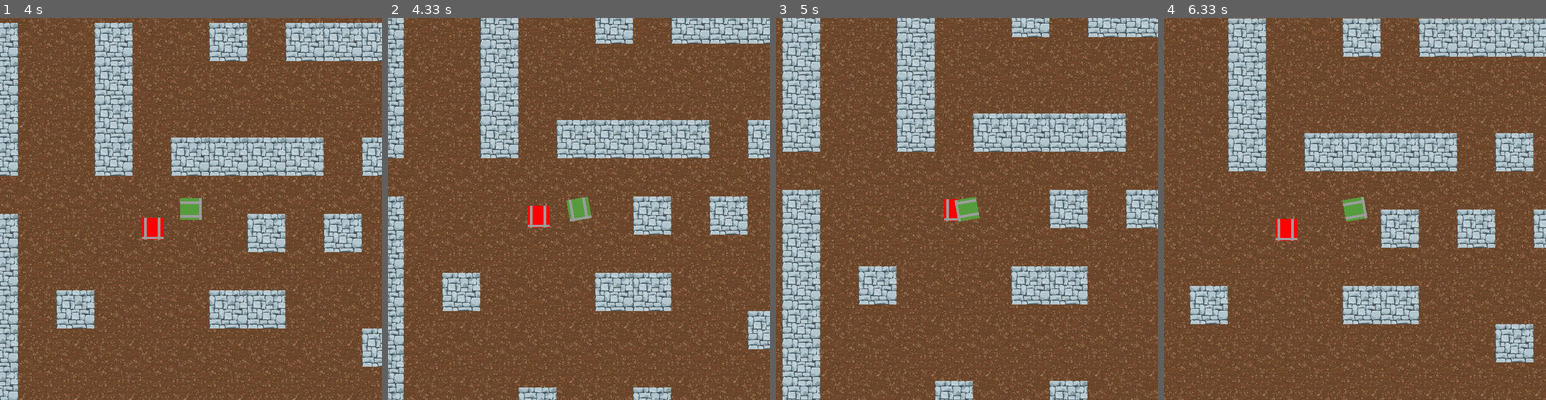
Above: before the commit, frames 1-4 (left to right).
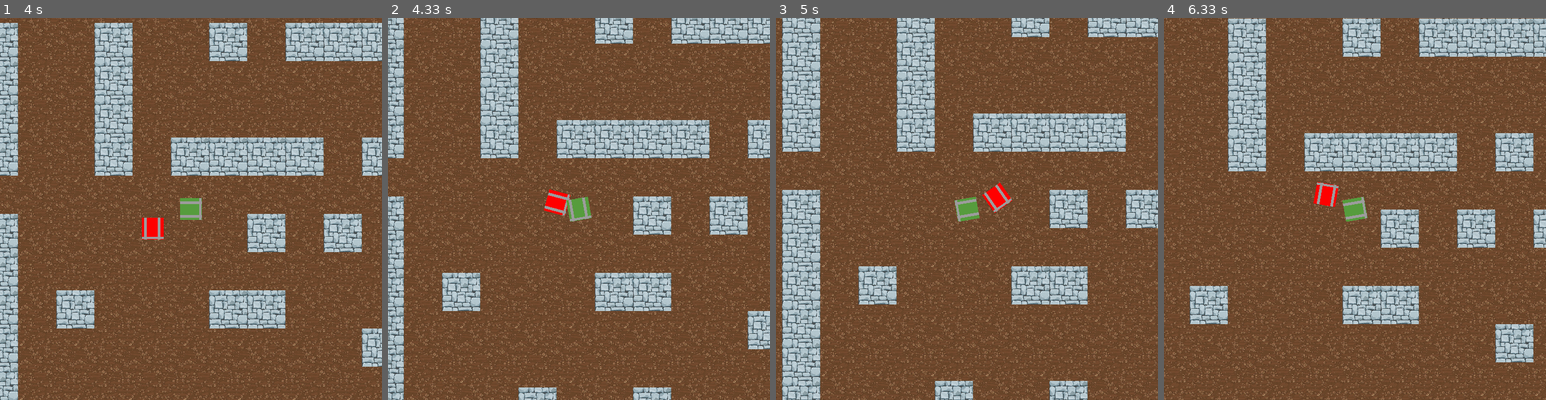
Above: after the commit, the same moments.

Repository: Camleaf/ICS3U
Game: pygame game, started from U3/main.py
Two runs of this game, one before a commit and one after it. Both use one fixed random seed, a clock stepped at 60 frames per second and the inputs below.
Inputs:
- Up to frame 1 (4 s): hold Right 0.33-0.8 s; hold Up 0.83-1.13 s; hold Right 1.17-1.63 s; hold Left 1.67-2.2 s; hold Down 2.23-2.53 s; hold Left 2.57-2.97 s; hold Up 3-3.37 s; hold Right from 3.4 s (still down)
- Up to frame 2 (4.33 s): release Right at 4.03 s; hold Down from 4.07 s (still down)
- Up to frame 3 (5 s): release Down at 4.43 s; hold Left 4.47-4.93 s; hold Right from 4.97 s (still down)
- Up to frame 4 (6.33 s): release Right at 5.43 s; hold Up 5.47-5.77 s; hold Right 5.8-6.27 s; hold Left from 6.3 s (still down)

Frame 1 is identical in both runs. In frame 2, 0.6% of the frame differs, in the area x 36-48%, y 44-55%; in frame 3, 0.5%; in frame 4, 0.7%, in the area x 29-46%, y 42-59%.

Commit message:
Lag issue fixed but it starts returning nothign after awhile

Diff:
--- a/U3/utils/enemies/enemy.py
+++ b/U3/utils/enemies/enemy.py
@@ -35,23 +35,24 @@
 
     def pathfind(self,maze):
         """A thread which continually runs the a-star algorithm to get the path towards the player"""
-        print("locked")
+        #print("locked")
 
 
         start_node = Tile(None, (int(self.x//70),int(self.y//70)), 0, 0)
         end_node = (int(self.camera_x//70), int(self.camera_y//70))
         visited = [[False for i in range(len(maze[0]))] for _ in range(len(maze))]
-
+        print(start_node,end_node)
 
         if start_node.position == end_node:
+            self.pathfinding_active = False
             return []
 
         heap = [] # list of tiles
         heapq.heappush(heap, start_node)
         self.path = self.a_star(visited,end_node,heap, maze, start_node)[1:]
-
+        print(self.path)
         self.pathfinding_active = False
-        print("unlocked")
+        #print("unlocked")
         sys.exit()
 
 
@@ -140,7 +141,7 @@
         # once bullets get introduced I can just temporarily modify the maze in each cycle to have bullets as the maze. Then the bots will pathfind away from bullets
         while heap:
             current_tile:Tile = heapq.heappop(heap) # because of heap object we always have lowest cost
-
+            visited[current_tile.position[1]][current_tile.position[0]] = True
 
             if current_tile.position == end_node:
                 path = []
